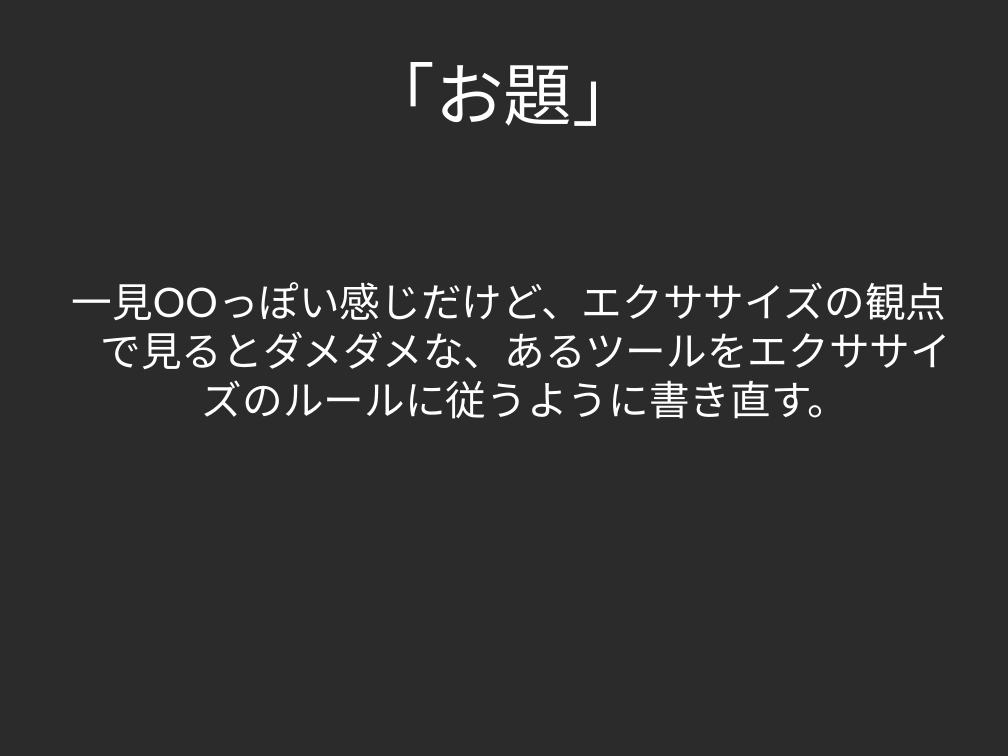
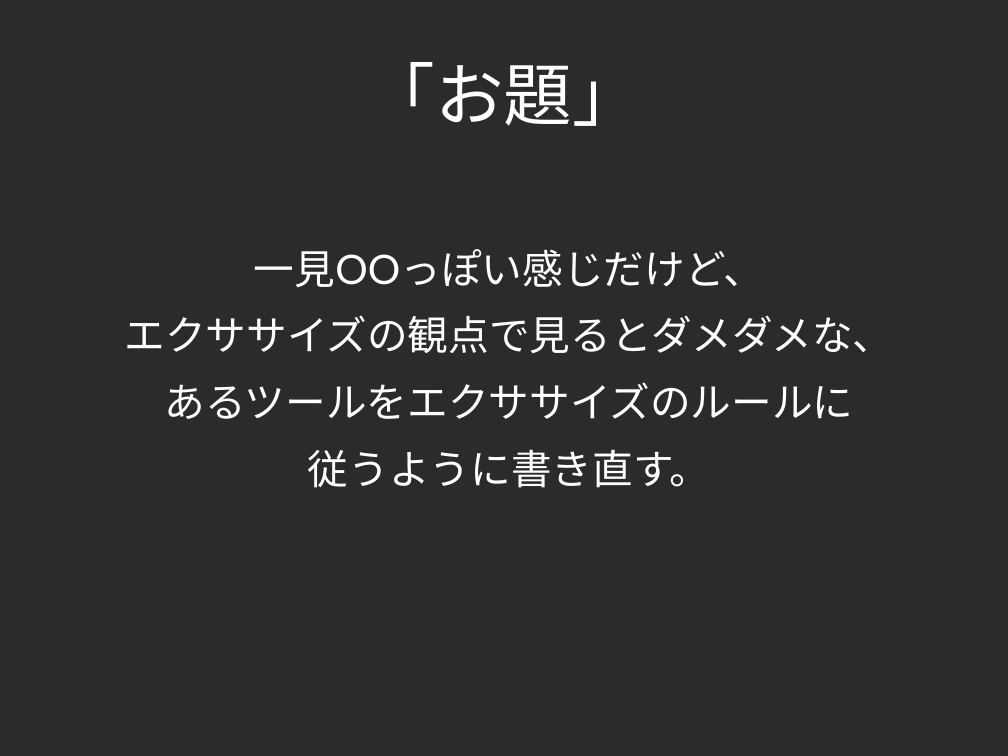
Before and after one commit to yojik/yojik-lib, a slide deck: slide 37 of 2009devsumi/oo_exercise/doc/devsum.odp. Drawn at 1008x756 pixels with LibreOffice and Linux fonts; fonts in the diff are those of the drawing; background and template pictures are left out; a plain dark background stands for a picture behind light text. Boxes give left, top, right and bottom in pixels: in the first picture for what was removed or moved away, otherwise in the second. Text is boxed around its words. In the diff, an @@ line names an element or a change of style, - is before the commit and + after.

```diff
--- a/2009devsumi/oo_exercise/doc/devsum.odp
+++ b/2009devsumi/oo_exercise/doc/devsum.odp
@@ text at (125,249,894,488): text changed @@
-一見OOっぽい感じだけど、エクササイズの観点で見るとダメダメな、あるツールをエクササイズのルールに従うように書き直す。
+一見OOっぽい感じだけど、
+エクササイズの観点で見るとダメダメな、
+あるツールをエクササイズのルールに
+従うように書き直す。
```
Also in this commit, not shown: 46 other slides changed.
